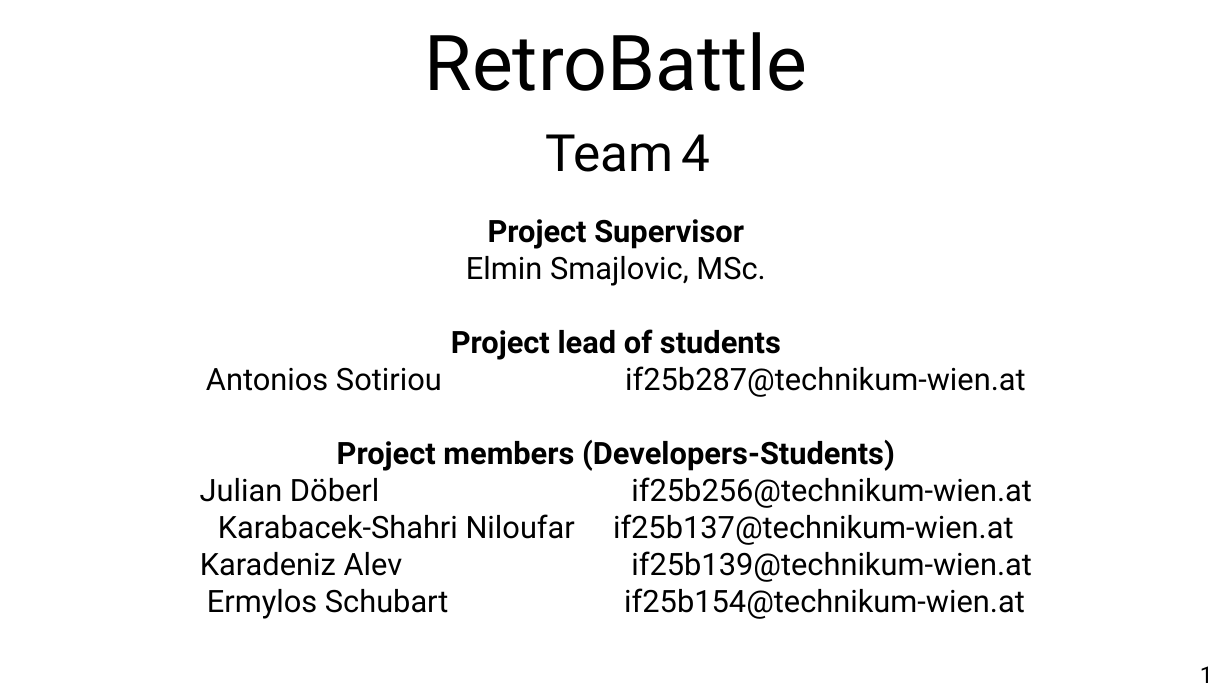
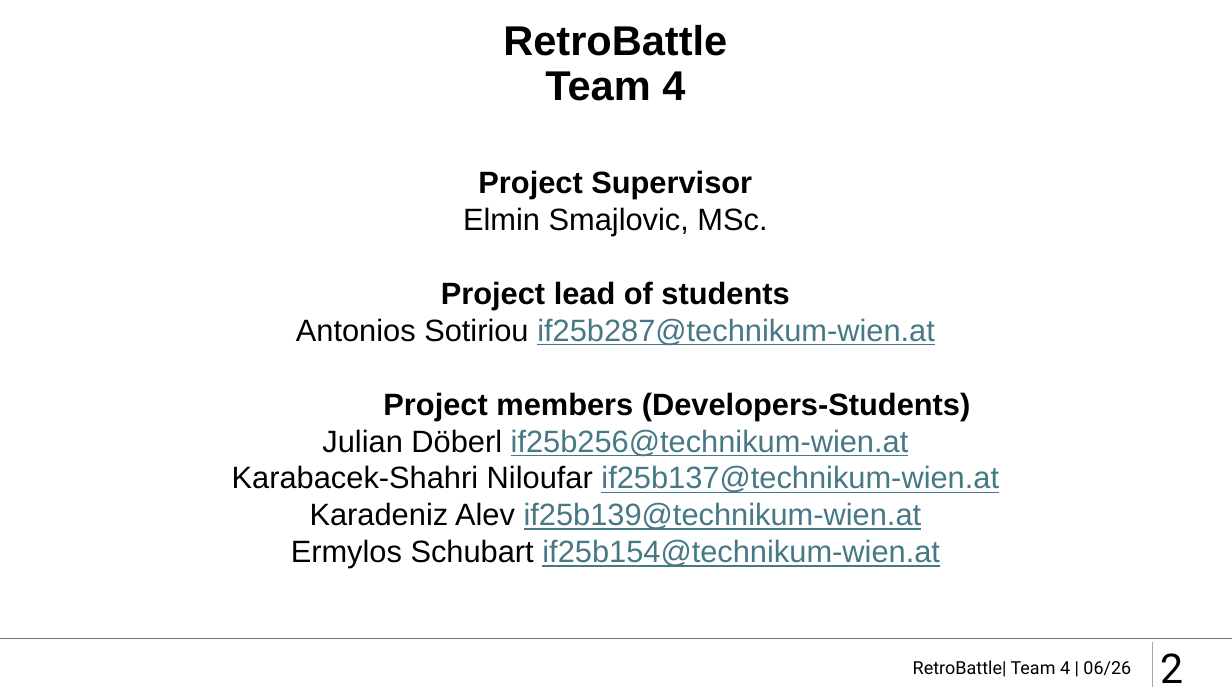
Before and after one commit to retroBattleDevs/retroBattle, a slide deck: slide 2 of etc/presentation/RetroBattle_Presentation.pptx (slide 1 before the commit). Drawn at 1232x693 pixels with LibreOffice and Linux fonts; fonts in the diff are those of the drawing; background and template pictures are left out. Boxes give left, top, right and bottom in pixels: in the first picture for what was removed or moved away, otherwise in the second. Text is boxed around its words. In the diff, an @@ line names an element or a change of style, - is before the commit and + after.

```diff
--- a/etc/presentation/RetroBattle_Presentation.pptx
+++ b/etc/presentation/RetroBattle_Presentation.pptx
@@ title "RetroBattle Team 4" at (503, 25, 727, 101): vertical alignment bottom to top @@
@@ title at (503, 25, 727, 101): text changed; size 60 to 32.4 pt; font Roboto to Arial; bold on @@
-RetroBattle
+RetroBattle
+Team 4
@@ subtitle removed at (545, 134, 710, 172) @@
-Team 4
@@ text "Project Supervisor": place and size @@
-text "Project Supervisor" at (200, 219, 1032, 619)
+text "Project Supervisor" at (232, 170, 999, 568)
@@ text at (232, 170, 999, 568): font Roboto to Arial in "Project Supervisor", "Elmin Smajlovic, MSc.", "Project lead of students", "Julian Döberl if25b256@technikum-wien.at" and 3 more places; text colour #000000 to #467886, underline on in "if25b256@technikum-wien.at", "if25b137@technikum-wien.at", "if25b139@technikum-wien.at", "if25b154@technikum-wien.at" @@
@@ text at (296, 318, 971, 420): text changed; font Roboto to Arial @@
-Antonios Sotiriou if25b287@technikum-wien.at
-Project members (Developers-Students)
+Antonios Sotiriou if25b287@technikum-wien.at
+Project members (Developers-Students)
@@ line added from (0, 639) to (1232, 639), #72777A 1 pt @@
@@ line added from (1153, 642) to (1153, 688), #A6A6A6 1 pt @@
@@ page number added at (1160, 653, 1183, 683), 32 pt, text #000000 @@
+2
@@ text added at (913, 660, 1131, 677), 14 pt, text #000000 @@
+RetroBattle| Team 4 | 06/26
@@ text removed at (1200, 666, 1213, 683) @@
-1
```
Also in this commit, not shown: 9 other slides changed, 6 slides added, 5 slides removed, 5 other files.
